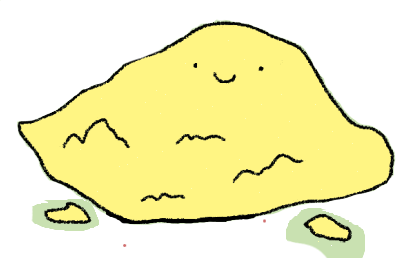
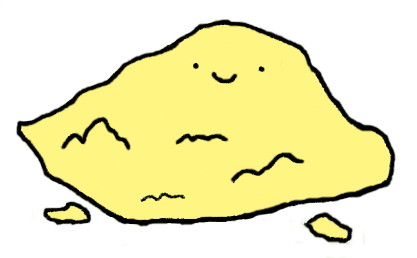
Layers edited between the first and the second 417 x 258 image:
painted on "Pasted Layer #1" over (x1=31, y1=199, x2=99, y2=231)
painted on "Pasted Layer" over (x1=286, y1=208, x2=365, y2=258)
painted on "mashed potato.PNG" over (x1=16, y1=19, x2=396, y2=247)
